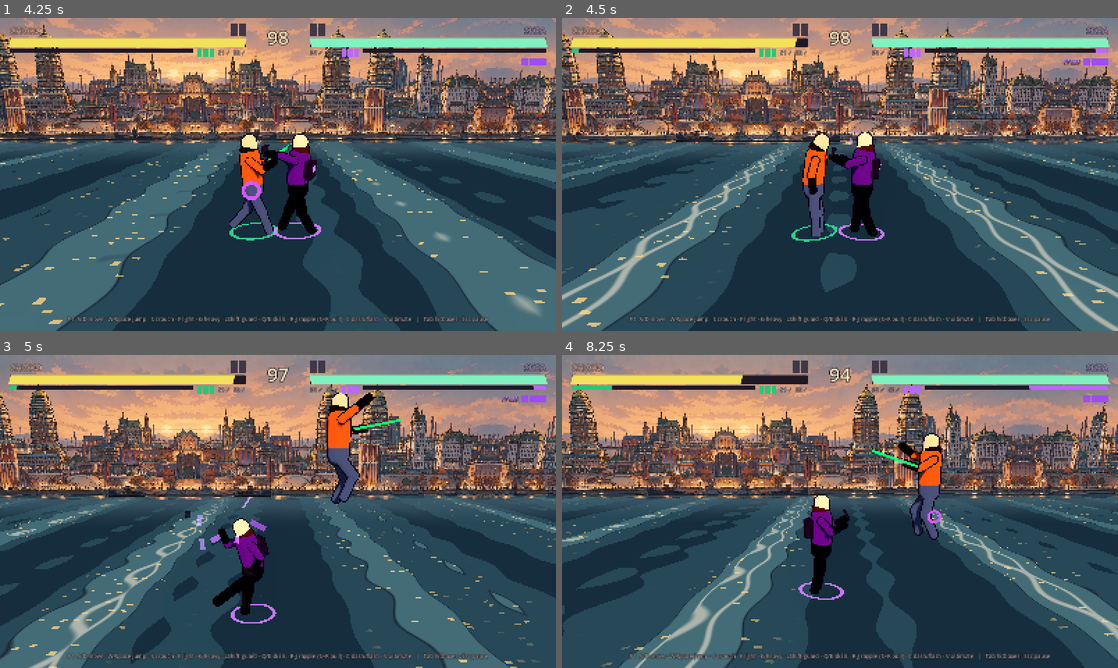
Above: before the commit, frames 1-4 (two rows, left to right).
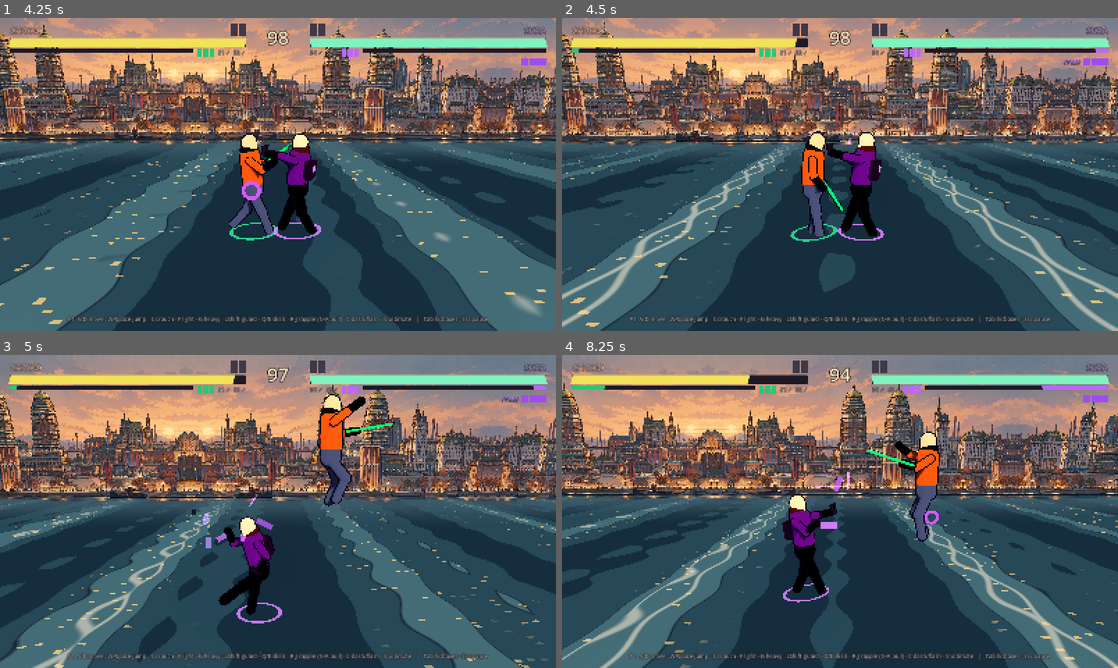
Above: after the commit, the same moments.

Repository: santos-va/nooneisreal
Game: Godot game, scene res://scenes/main/Main.tscn
Same seed, same stepped clock (60 frames per second), same inputs: the game is played once before the commit and once after it.
Inputs (mouse positions are in pixels of both pictures, inside the frame that each line leads up to):
- Up to frame 1 (4.25 s): click "KEYBOARD: ◂ SOLO (P2 on gamep…" at 0.5 s; click "FIGHT · P1 vs CPU" at 1.25 s; tap Enter at 2 s; move the mouse to (400, 158) at 2.02 s; hold D (p1_right) 2.03-2.78 s; tap Shift (p1_block) at 2.1 s; click (400, 158) at 2.17 s; tap W (p1_jump) at 2.27, 3.02 s; move the mouse to (166, 190) at 2.77 s; hold A (p1_left) 2.78-3.53 s; tap S (p1_crouch) at 2.85 s; move the mouse to (333, 105) at 3.52 s; hold D (p1_right) from 3.53 s (still down); tap C (p1_dash) at 3.6 s
- Up to frame 2 (4.5 s): keep holding D (p1_right); move the mouse to (812, 237) at 4.27 s; tap R (p1_grapple) at 4.35 s; click (812, 237) at 4.42 s
- Up to frame 3 (5 s): keep holding D (p1_right); tap W (p1_jump) at 4.52 s
- Up to frame 4 (8.25 s): move the mouse to (1006, 558) at 5.02 s; release D (p1_right) at 5.03 s; hold A (p1_left) 5.03-7.28 s; tap G (p1_heavy) at 5.1 s; tap W (p1_jump) at 5.27, 6.02, 7.52 s; move the mouse to (673, 464) at 5.77 s; tap F (p1_light) at 5.85 s; move the mouse to (867, 511) at 6.52 s; tap V (p1_ultimate) at 6.6 s; click (867, 511) at 6.67 s; move the mouse to (756, 433) at 7.27 s; hold D (p1_right) from 7.28 s (still down); tap K (p2_light) at 7.35 s; move the mouse to (962, 495) at 8.02 s; tap Space at 8.1 s

Frame 1 is identical in both runs. In frame 2, 8.1% of the frame differs, in the area x 0-100%, y 1-100%; in frame 3, 27%; in frame 4, 55%, in the area x 0-100%, y 2-100%.

Commit message:
Apply grounded normal frame data to Choko and Skea
Hitstop, heavy/crouch blockstun and crouch startup raised to the low end
of the SF6/GGST/DBFZ ranges from research brief #24. GDD synced.

Co-Authored-By: Claude Opus 5.5 <noreply@anthropic.com>

Diff:
--- a/game/data/characters/choko.tres
+++ b/game/data/characters/choko.tres
@@ -16,7 +16,7 @@
 damage = 42.0
 hitstun = 14
 blockstun = 8
-hitstop = 4
+hitstop = 6
 knockback = Vector2(3.5, 0)
 hitbox_offset = Vector3(1.0, 1.15, 0)
 hitbox_size = Vector3(1.2, 0.9, 1.0)
@@ -37,8 +37,8 @@
 damage = 95.0
 chip_damage = 8.0
 hitstun = 20
-blockstun = 12
-hitstop = 7
+blockstun = 13
+hitstop = 13
 knockback = Vector2(6.5, 2.0)
 hitbox_offset = Vector3(1.2, 1.2, 0)
 hitbox_size = Vector3(1.8, 1.4, 1.0)
@@ -54,13 +54,13 @@
 display_name = "Low Cut"
 kind = 0
 anim = "crouch_light"
-startup = 6
+startup = 5
 active = 3
 recovery = 11
 damage = 36.0
-hitstun = 13
-blockstun = 8
-hitstop = 4
+hitstun = 15
+blockstun = 11
+hitstop = 9
 knockback = Vector2(2.5, 0)
 hitbox_offset = Vector3(1.0, 0.6, 0)
 hitbox_size = Vector3(1.3, 0.7, 1.0)
--- a/game/data/characters/skea.tres
+++ b/game/data/characters/skea.tres
@@ -16,7 +16,7 @@
 damage = 34.0
 hitstun = 13
 blockstun = 7
-hitstop = 3
+hitstop = 6
 knockback = Vector2(2.8, 0)
 hitbox_offset = Vector3(0.9, 1.2, 0)
 hitbox_size = Vector3(1.1, 0.8, 1.0)
@@ -37,8 +37,8 @@
 damage = 88.0
 chip_damage = 7.0
 hitstun = 20
-blockstun = 12
-hitstop = 7
+blockstun = 14
+hitstop = 13
 knockback = Vector2(6.0, 2.5)
 hitbox_offset = Vector3(1.15, 1.0, 0)
 hitbox_size = Vector3(1.7, 1.2, 1.0)
@@ -54,13 +54,13 @@
 display_name = "Low Kick"
 kind = 0
 anim = "low_kick"
-startup = 6
+startup = 5
 active = 3
 recovery = 11
 damage = 32.0
-hitstun = 13
-blockstun = 8
-hitstop = 4
+hitstun = 15
+blockstun = 11
+hitstop = 9
 knockback = Vector2(2.2, 0)
 hitbox_offset = Vector3(1.0, 0.45, 0)
 hitbox_size = Vector3(1.3, 0.6, 1.0)
Not shown, changed: docs/GDD/02-Combat-System.md
Not shown, changed: docs/Meetings/2026-10-03-Ares-Free-Movement-Rules.md
